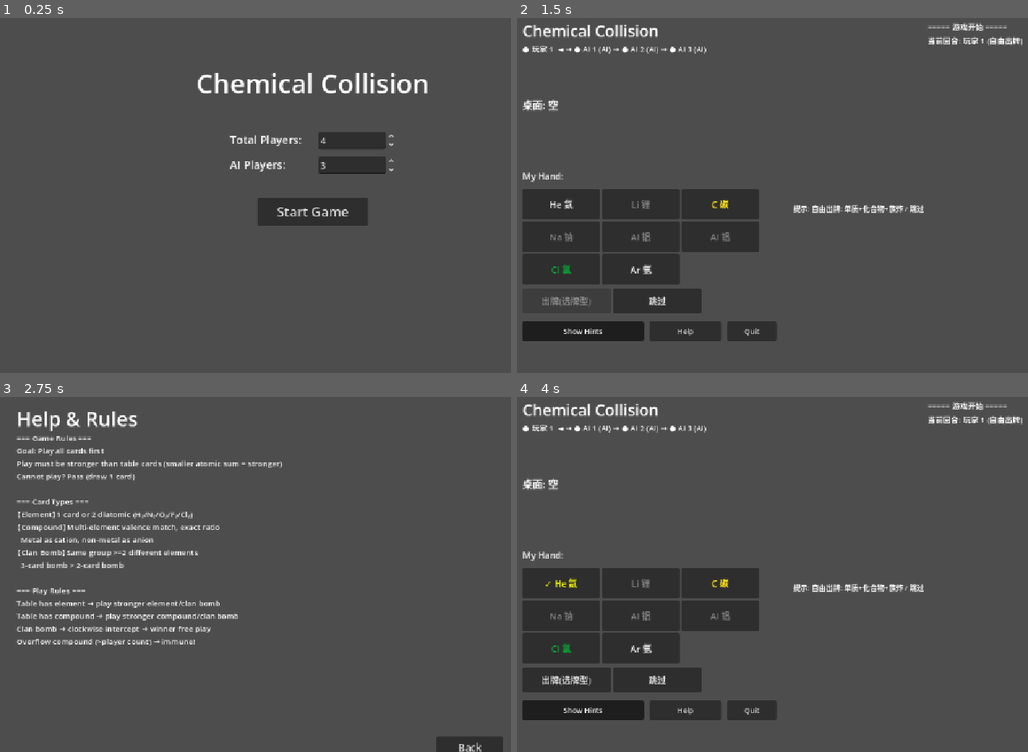
Above: before the commit, frames 1-4 (two rows, left to right).
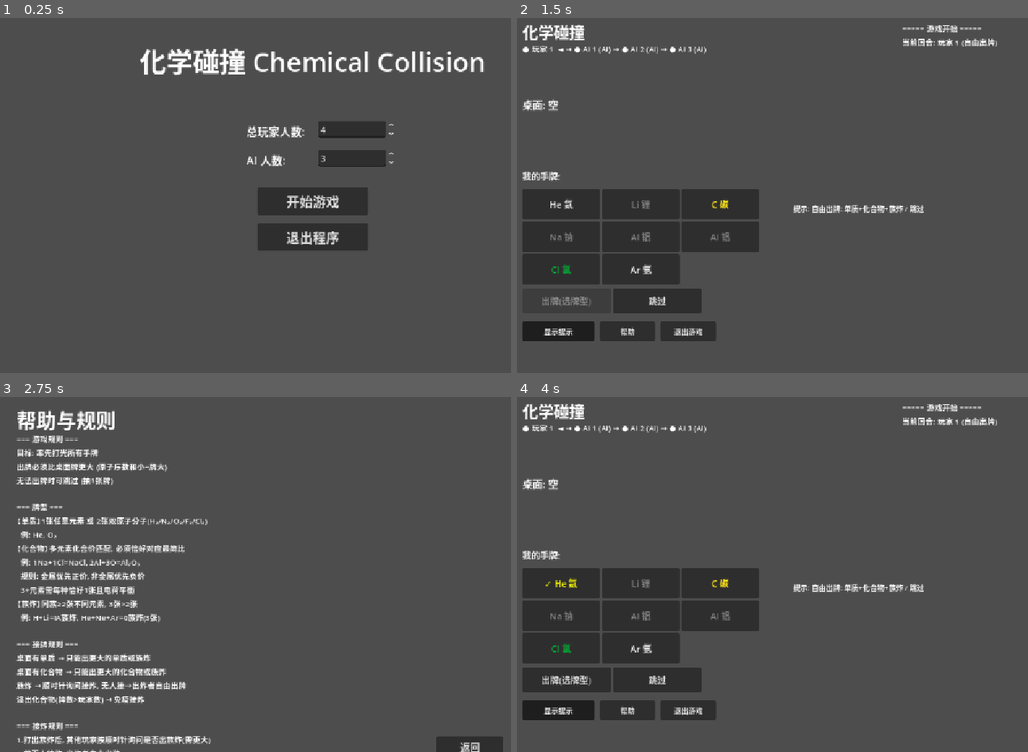
Above: after the commit, the same moments.

Repository: clear-rain108/Chemical_Collision
Game: Godot game, scene res://Main.tscn
Two runs of this game, one before a commit and one after it. Both use one fixed random seed, a clock stepped at 60 frames per second and the inputs below.
Inputs:
- Up to frame 1 (0.25 s): no input
- Up to frame 2 (1.5 s): click "Start Game" (after the commit: "开始游戏") at 0.5 s; click "Show Hints" (after the commit: "显示提示") at 1.25 s
- Up to frame 3 (2.75 s): click "Help" (after the commit: "帮助") at 2 s
- Up to frame 4 (4 s): click "Back" (after the commit: "返回") at 2.75 s; click "He 氦" at 3.5 s

The runs differ from the first frame. In frame 1, 7.9% of the frame differs, in the area x 27-95%, y 8-66%; in frame 2, 2.4%; in frame 3, 10%, in the area x 3-95%, y 3-100%; in frame 4, 2.4%.

Commit message:
【测试】牌权设计及整体界面优化

Diff:
--- a/chemical-1/Main.tscn
+++ b/chemical-1/Main.tscn
@@ -11,51 +11,50 @@
 grow_vertical = 2
 script = ExtResource("1_game_ui")
 
-[node name="StartPage" type="Control" parent="." unique_id=572927877]
-visible = false
-layout_mode = 1
-anchors_preset = 15
-anchor_right = 1.0
-anchor_bottom = 1.0
-grow_horizontal = 2
-grow_vertical = 2
-
-[node name="StartTitle" type="Label" parent="StartPage" unique_id=1791738316]
-layout_mode = 1
-anchors_preset = -1
-anchor_left = 0.5
-anchor_top = 0.2
-anchor_right = 0.5
-anchor_bottom = 0.2
-offset_left = -200.0
-offset_top = -40.0
-offset_right = 200.0
-offset_bottom = 40.0
+[node name="StartPage" type="Control" parent="." unique_id=1296303840]
+layout_mode = 1
+anchors_preset = 15
+anchor_right = 1.0
+anchor_bottom = 1.0
+grow_horizontal = 2
+grow_vertical = 2
+
+[node name="StartTitle" type="Label" parent="StartPage" unique_id=682625676]
+layout_mode = 1
+anchors_preset = -1
+anchor_left = 0.5
+anchor_top = 0.15
+anchor_right = 0.5
+anchor_bottom = 0.15
+offset_left = -250.0
+offset_top = -50.0
+offset_right = 250.0
+offset_bottom = 50.0
 grow_horizontal = 2
 theme_override_font_sizes/font_size = 48
-text = "Chemical Collision"
+text = "化学碰撞 Chemical Collision"
 horizontal_alignment = 1
 
-[node name="PlayerCountLabel" type="Label" parent="StartPage" unique_id=1691690736]
-layout_mode = 1
-anchors_preset = -1
-anchor_left = 0.5
-anchor_top = 0.35
-anchor_right = 0.5
-anchor_bottom = 0.35
-offset_left = -150.0
-offset_top = -15.0
-offset_bottom = 15.0
+[node name="PlayerCountLabel" type="Label" parent="StartPage" unique_id=1605221064]
+layout_mode = 1
+anchors_preset = -1
+anchor_left = 0.5
+anchor_top = 0.32
+anchor_right = 0.5
+anchor_bottom = 0.32
+offset_left = -120.0
+offset_top = -12.0
+offset_bottom = 12.0
 theme_override_font_sizes/font_size = 20
-text = "Total Players:"
-
-[node name="PlayerCountSpin" type="SpinBox" parent="StartPage" unique_id=1239994991]
-layout_mode = 1
-anchors_preset = -1
-anchor_left = 0.5
-anchor_top = 0.35
-anchor_right = 0.5
-anchor_bottom = 0.35
+text = "总玩家人数:"
+
+[node name="PlayerCountSpin" type="SpinBox" parent="StartPage" unique_id=1933881350]
+layout_mode = 1
+anchors_preset = -1
+anchor_left = 0.5
+anchor_top = 0.32
+anchor_right = 0.5
+anchor_bottom = 0.32
 offset_left = 10.0
 offset_top = -15.0
 offset_right = 150.0
@@ -64,51 +63,62 @@
 max_value = 8.0
 value = 4.0
 
-[node name="AiCountLabel" type="Label" parent="StartPage" unique_id=162300857]
-layout_mode = 1
-anchors_preset = -1
-anchor_left = 0.5
-anchor_top = 0.42
-anchor_right = 0.5
-anchor_bottom = 0.42
-offset_left = -150.0
-offset_top = -15.0
-offset_bottom = 15.0
+[node name="AiCountLabel" type="Label" parent="StartPage" unique_id=1630373601]
+layout_mode = 1
+anchors_preset = -1
+anchor_left = 0.5
+anchor_top = 0.4
+anchor_right = 0.5
+anchor_bottom = 0.4
+offset_left = -120.0
+offset_top = -12.0
+offset_bottom = 12.0
 theme_override_font_sizes/font_size = 20
-text = "AI Players:"
-
-[node name="AiCountSpin" type="SpinBox" parent="StartPage" unique_id=2016161417]
-layout_mode = 1
-anchors_preset = -1
-anchor_left = 0.5
-anchor_top = 0.42
-anchor_right = 0.5
-anchor_bottom = 0.42
+text = "AI 人数:"
+
+[node name="AiCountSpin" type="SpinBox" parent="StartPage" unique_id=1417295468]
+layout_mode = 1
+anchors_preset = -1
+anchor_left = 0.5
+anchor_top = 0.4
+anchor_right = 0.5
+anchor_bottom = 0.4
 offset_left = 10.0
 offset_top = -15.0
 offset_right = 150.0
 offset_bottom = 15.0
-min_value = 1.0
 max_value = 7.0
 value = 3.0
 
-[node name="StartButton" type="Button" parent="StartPage" unique_id=153875690]
-layout_mode = 1
-anchors_preset = -1
-anchor_left = 0.5
-anchor_top = 0.55
-anchor_right = 0.5
-anchor_bottom = 0.55
+[node name="StartButton" type="Button" parent="StartPage" unique_id=2029879792]
+layout_mode = 1
+anchors_preset = -1
+anchor_left = 0.5
+anchor_top = 0.52
+anchor_right = 0.5
+anchor_bottom = 0.52
 offset_left = -100.0
 offset_top = -25.0
 offset_right = 100.0
 offset_bottom = 25.0
-grow_horizontal = 2
-grow_vertical = 2
 theme_override_font_sizes/font_size = 24
-text = "Start Game"
-
-[node name="HelpPage" type="Control" parent="." unique_id=615680911]
+text = "开始游戏"
+
+[node name="ExitButton" type="Button" parent="StartPage" unique_id=1934436830]
+layout_mode = 1
+anchors_preset = -1
+anchor_left = 0.5
+anchor_top = 0.62
+anchor_right = 0.5
+anchor_bottom = 0.62
+offset_left = -100.0
+offset_top = -25.0
+offset_right = 100.0
+offset_bottom = 25.0
+theme_override_font_sizes/font_size = 24
+text = "退出程序"
+
+[node name="HelpPage" type="Control" parent="." unique_id=545279924]
 visible = false
 layout_mode = 1
 anchors_preset = 15
@@ -117,136 +127,154 @@
 grow_horizontal = 2
 grow_vertical = 2
 
-[node name="HelpTitle" type="Label" parent="HelpPage" unique_id=601296489]
+[node name="HelpTitle" type="Label" parent="HelpPage" unique_id=1674568136]
 layout_mode = 0
 offset_left = 40.0
 offset_top = 20.0
 offset_right = 800.0
 offset_bottom = 60.0
 theme_override_font_sizes/font_size = 36
-text = "Help & Rules"
-
-[node name="HelpContent" type="Label" parent="HelpPage" unique_id=2091774439]
+text = "帮助与规则"
+
+[node name="HelpContent" type="Label" parent="HelpPage" unique_id=856691857]
 layout_mode = 0
 offset_left = 40.0
 offset_top = 70.0
 offset_right = 900.0
 offset_bottom = 620.0
 theme_override_font_sizes/font_size = 14
-text = "=== Game Rules ===
-Goal: Play all cards first
-Play must be stronger than table cards (smaller atomic sum = stronger)
-Cannot play? Pass (draw 1 card)
-
-=== Card Types ===
-【Element】1 card or 2 diatomic (H₂/N₂/O₂/F₂/Cl₂)
-【Compound】Multi-element valence match, exact ratio
-  Metal as cation, non-metal as anion
-【Clan Bomb】Same group >=2 different elements
-  3-card bomb > 2-card bomb
-
-=== Play Rules ===
-Table has element → play stronger element/clan bomb
-Table has compound → play stronger compound/clan bomb
-Clan bomb → clockwise intercept → winner free play
-Overflow compound (>player count) → immune!"
-
-[node name="HelpBackBtn" type="Button" parent="HelpPage" unique_id=603255670]
+text = "=== 游戏规则 ===
+目标: 率先打光所有手牌
+出牌必须比桌面牌更大 (原子序数和小=牌大)
+无法出牌时可跳过 (抽1张牌)
+
+=== 牌型 ===
+【单质】1张任意元素 或 2张双原子分子(H₂/N₂/O₂/F₂/Cl₂)
+  例: He, O₂
+【化合物】多元素化合价匹配, 必须恰好对应最简比
+  例: 1Na+1Cl=NaCl, 2Al+3O=Al₂O₃
+  规则: 金属优先正价, 非金属优先负价
+  3+元素需每种恰好1张且电荷平衡
+【族炸】同族≥2张不同元素, 3张>2张
+  例: H+Li=IA族炸, He+Ne+Ar=0族炸(3张)
+
+=== 接牌规则 ===
+桌面有单质 → 只能出更大的单质或族炸
+桌面有化合物 → 只能出更大的化合物或族炸
+族炸 → 顺时针询问接炸, 无人接→出炸者自由出牌
+溢出化合物(牌数>玩家数) → 免疫接炸
+
+=== 接炸规则 ===
+1.打出族炸后, 其他玩家按顺时针询问是否出族炸(需更大)
+2.若无人接炸, 出炸者自由出牌
+3.接炸模式中, 被冷却的玩家不能出族炸(需先打出化合物解锁)"
+
+[node name="HelpBackBtn" type="Button" parent="HelpPage" unique_id=19172791]
 layout_mode = 0
 offset_left = 800.0
 offset_top = 620.0
 offset_right = 920.0
 offset_bottom = 660.0
 theme_override_font_sizes/font_size = 18
-text = "Back"
-
-[node name="GamePage" type="Control" parent="." unique_id=1971861210]
-layout_mode = 1
-anchors_preset = 15
-anchor_right = 1.0
-anchor_bottom = 1.0
-grow_horizontal = 2
-grow_vertical = 2
-
-[node name="TitleLabel" type="Label" parent="GamePage" unique_id=750152704]
+text = "返回"
+
+[node name="GamePage" type="Control" parent="." unique_id=1067851078]
+layout_mode = 1
+anchors_preset = 15
+anchor_right = 1.0
+anchor_bottom = 1.0
+grow_horizontal = 2
+grow_vertical = 2
+
+[node name="TitleLabel" type="Label" parent="GamePage" unique_id=973513050]
 layout_mode = 0
 offset_left = 20.0
 offset_top = 10.0
 offset_right = 600.0
 offset_bottom = 45.0
 theme_override_font_sizes/font_size = 28
-text = "Chemical Collision"
-
-[node name="InfoLabel" type="Label" parent="GamePage" unique_id=640170418]
+text = "化学碰撞"
+
+[node name="InfoLabel" type="Label" parent="GamePage" unique_id=1255070432]
 layout_mode = 0
 offset_left = 20.0
 offset_top = 50.0
 offset_right = 480.0
 offset_bottom = 140.0
 theme_override_font_sizes/font_size = 14
-text = "Initializing..."
-
-[node name="TableLabel" type="Label" parent="GamePage" unique_id=1375102995]
+text = "初始化中..."
+
+[node name="TableLabel" type="Label" parent="GamePage" unique_id=119699122]
 layout_mode = 0
 offset_left = 20.0
 offset_top = 150.0
 offset_right = 600.0
 offset_bottom = 180.0
 theme_override_font_sizes/font_size = 18
-text = "Table: empty"
-
-[node name="HandLabel" type="Label" parent="GamePage" unique_id=1643139248]
+text = "桌面: 空"
+
+[node name="HandLabel" type="Label" parent="GamePage" unique_id=1084242871]
 layout_mode = 0
 offset_left = 20.0
 offset_top = 280.0
 offset_right = 200.0
 offset_bottom = 310.0
 theme_override_font_sizes/font_size = 16
-text = "My Hand:"
-
-[node name="HandContainer" type="HFlowContainer" parent="GamePage" unique_id=263986547]
+text = "我的手牌:"
+
+[node name="HandContainer" type="HFlowContainer" parent="GamePage" unique_id=582537591]
 layout_mode = 0
 offset_left = 20.0
 offset_top = 315.0
 offset_right = 480.0
 offset_bottom = 480.0
 
-[node name="ActionPanel" type="HBoxContainer" parent="GamePage" unique_id=402611240]
+[node name="ActionPanel" type="HBoxContainer" parent="GamePage" unique_id=36028745]
 layout_mode = 0
 offset_left = 20.0
 offset_top = 495.0
 offset_right = 480.0
 offset_bottom = 540.0
 
-[node name="HintButton" type="Button" parent="GamePage" unique_id=614387553]
+[node name="HintButton" type="Button" parent="GamePage" unique_id=1179826737]
 layout_mode = 0
 offset_left = 20.0
 offset_top = 555.0
-offset_right = 240.0
+offset_right = 150.0
 offset_bottom = 590.0
 theme_override_font_sizes/font_size = 13
 toggle_mode = true
-text = "Show Hints"
-
-[node name="HelpBtn" type="Button" parent="GamePage" unique_id=19838743]
-layout_mode = 0
-offset_left = 250.0
+text = "显示提示"
+
+[node name="HelpBtn" type="Button" parent="GamePage" unique_id=452447435]
+layout_mode = 0
+offset_left = 160.0
 offset_top = 555.0
-offset_right = 380.0
+offset_right = 260.0
 offset_bottom = 590.0
 theme_override_font_sizes/font_size = 13
-text = "Help"
-
-[node name="QuitButton" type="Button" parent="GamePage" unique_id=1378320501]
-layout_mode = 0
-offset_left = 390.0
+text = "帮助"
+
+[node name="QuitButton" type="Button" parent="GamePage" unique_id=180300628]
+layout_mode = 0
+offset_left = 270.0
+offset_top = 555.0
+offset_right = 370.0
+offset_bottom = 590.0
+theme_override_font_sizes/font_size = 13
+text = "退出游戏"
+
+[node name="ExitProgramButton" type="Button" parent="GamePage" unique_id=1319816787]
+visible = false
+layout_mode = 0
+offset_left = 380.0
 offset_top = 555.0
 offset_right = 480.0
 offset_bottom = 590.0
 theme_override_font_sizes/font_size = 13
-text = "Quit"
-
-[node name="CardInfoLabel" type="Label" parent="GamePage" unique_id=1805826241]
+text = "关闭程序"
+
+[node name="CardInfoLabel" type="Label" parent="GamePage" unique_id=244830457]
 layout_mode = 0
 offset_left = 510.0
 offset_top = 340.0
@@ -255,17 +283,17 @@
 theme_override_font_sizes/font_size = 13
 autowrap_mode = 3
 
-[node name="LogLabel" type="Label" parent="GamePage" unique_id=1281152513]
-layout_mode = 0
-offset_left = 753.0
-offset_top = 10.0
-offset_right = 1143.0
-offset_bottom = 330.0
+[node name="LogLabel" type="Label" parent="GamePage" unique_id=12348460]
+layout_mode = 0
+offset_left = 707.0
+offset_top = 13.0
+offset_right = 1097.0
+offset_bottom = 333.0
 theme_override_font_sizes/font_size = 14
-text = "Game Log:"
+text = "游戏日志:"
 autowrap_mode = 3
 
-[node name="EndPage" type="Control" parent="." unique_id=1318378252]
+[node name="EndPage" type="Control" parent="." unique_id=676685224]
 visible = false
 layout_mode = 1
 anchors_preset = 15
@@ -274,7 +302,7 @@
 grow_horizontal = 2
 grow_vertical = 2
 
-[node name="EndTitle" type="Label" parent="EndPage" unique_id=1538920737]
+[node name="EndTitle" type="Label" parent="EndPage" unique_id=2051721356]
 layout_mode = 1
 anchors_preset = -1
 anchor_left = 0.5
@@ -286,10 +314,10 @@
 offset_right = 300.0
 offset_bottom = 40.0
 theme_override_font_sizes/font_size = 48
-text = "Game Over"
+text = "游戏结束"
 horizontal_alignment = 1
 
-[node name="EndLabel" type="Label" parent="EndPage" unique_id=1771427648]
+[node name="EndLabel" type="Label" parent="EndPage" unique_id=2004665618]
 layout_mode = 1
 anchors_preset = -1
 anchor_left = 0.5
@@ -303,7 +331,7 @@
 theme_override_font_sizes/font_size = 24
 horizontal_alignment = 1
 
-[node name="EndButton" type="Button" parent="EndPage" unique_id=315323282]
+[node name="EndButton" type="Button" parent="EndPage" unique_id=735034602]
 layout_mode = 1
 anchors_preset = -1
 anchor_left = 0.5
@@ -314,7 +342,5 @@
 offset_top = -25.0
 offset_right = 100.0
 offset_bottom = 25.0
-grow_horizontal = 2
-grow_vertical = 2
 theme_override_font_sizes/font_size = 24
-text = "Return"
+text = "返回主页"
--- a/chemical-1/scripts/GameManager.gd
+++ b/chemical-1/scripts/GameManager.gd
@@ -251,6 +251,7 @@
 			current_player_index = next_idx
 			return
 
+	# 所有非 pass 玩家都已经跳过 → 新一轮，从第一个有牌的玩家开始
 	_start_new_round()
 
 
@@ -288,6 +289,8 @@
 	clan_bomb_owner = -1
 	compound_immune = false
 
+	# 将牌权交给最后一名跳过的玩家的下一名玩家
+	current_player_index = (current_player_index + 1) % players.size()
 	for _i in range(players.size()):
 		var p = players[current_player_index]
 		if p.get_hand_count() > 0:
--- a/chemical-1/scripts/GameUI.gd
+++ b/chemical-1/scripts/GameUI.gd
@@ -61,6 +61,9 @@
 		ai_spin = start_page.get_node_or_null("AiCountSpin")
 		if start_button:
 			start_button.pressed.connect(_on_start_game)
+		var exit_btn = start_page.get_node_or_null("ExitButton")
+		if exit_btn:
+			exit_btn.pressed.connect(_on_exit_program)
 
 	if end_page:
 		end_label = end_page.get_node_or_null("EndLabel")
@@ -109,13 +112,13 @@
 
 
 func _on_start_game() -> void:
-	var total = 4
-	var ai = 3
-	if player_spin and ai_spin:
-		total = clampi(int(player_spin.value), GameManagerScript.MIN_PLAYERS, GameManagerScript.MAX_PLAYERS)
-		ai = clampi(int(ai_spin.value), 1, total - 1)
+	var total = int(player_spin.value) if player_spin else 4
+	var ai = int(ai_spin.value) if ai_spin else 3
+	if total < GameManagerScript.MIN_PLAYERS or total > GameManagerScript.MAX_PLAYERS:
+		total = 4
 	if ai >= total:
-		ai = max(1, total - 1)
+		_show_info_simple("AI 人数不能等于或超过总玩家人数！请重新设置。")
+		return
 	start_page.visible = false
 	game_page.visible = true
 	end_page.visible = false
@@ -123,9 +126,25 @@
 	_init_game(total, ai)
 
 
+func _connect_node(btn, cb: Callable) -> void:
+	if btn:
+		btn.pressed.connect(cb)
+
+
+func _on_exit_program() -> void:
+	get_tree().quit()
+
+
 func _on_quit_game() -> void:
 	if game_manager: game_manager.phase = 2
 	_show_end_page("游戏已退出")
+
+
+func _show_info_simple(text: String) -> void:
+	if info_label:
+		info_label.text = text
+	else:
+		push_warning(text)
 
 
 func _init_game(total: int = 4, ai: int = 3) -> void:
@@ -255,8 +274,11 @@
 	return b
 
 
-func _on_hint_toggled(_pressed: bool) -> void:
-	_update_card_info_label()
+func _on_hint_toggled(pressed: bool) -> void:
+	if pressed:
+		_update_card_info_label()
+	else:
+		card_info_label.text = ""
 
 
 # ==== 元素着色规则 ====
Not shown, changed: chemical-1/CHEMICAL_COLLISION_GAME.md
Not shown, changed: chemical-1/GAMEPLAY_RULES.md
